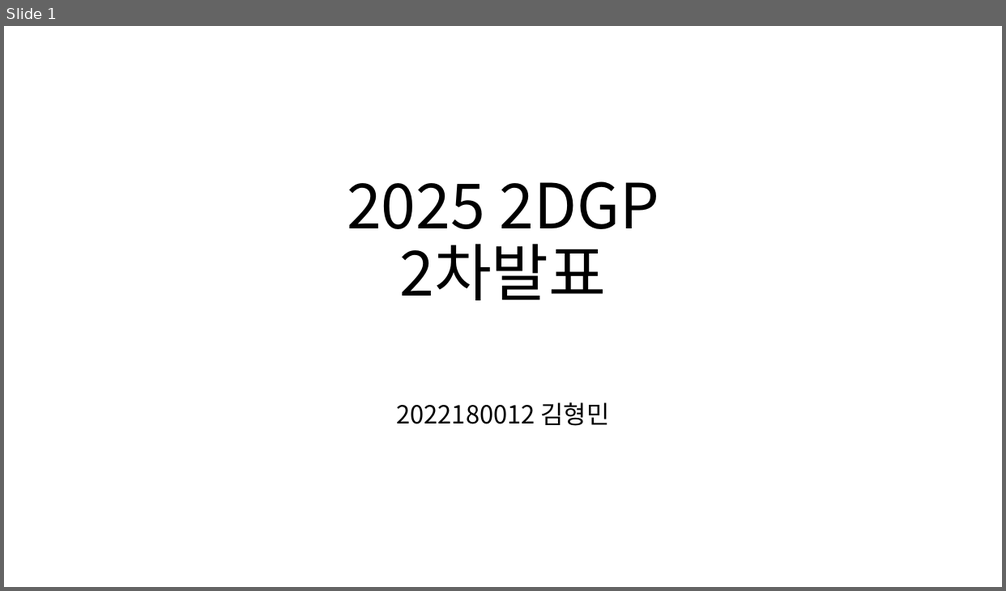
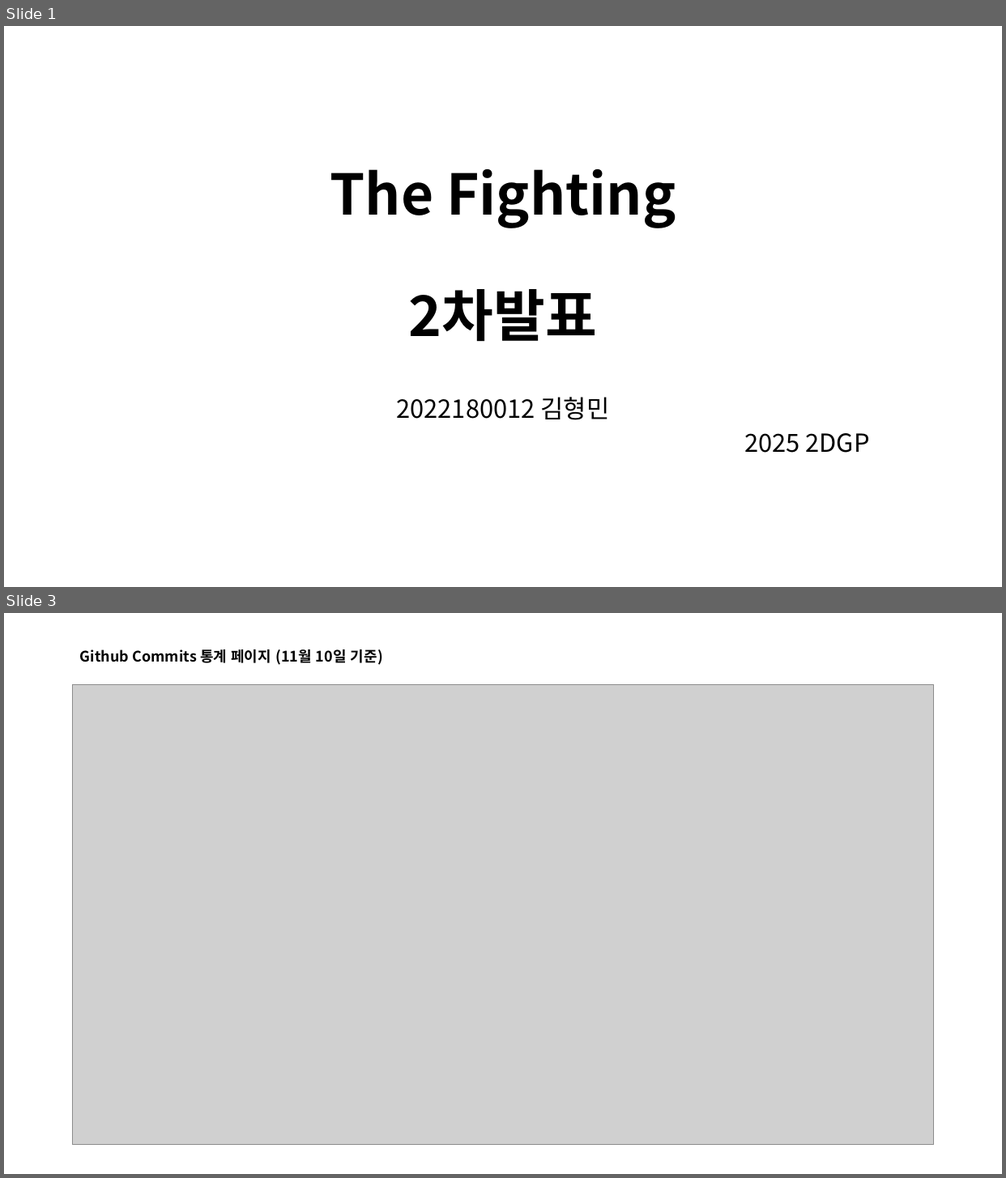
Before and after one commit to moveofearth/2DGP-Project, a slide deck: PresentationRes/2025 2DGP.pptx. Shown one above the other, each under a label of ours: slide 1 before the commit, slides 1 and 3 after it; the slides between them are not shown. The pictures are 1006x591 and 1006x1178 pixels, drawn with LibreOffice and Linux fonts; fonts in the diff are those of the drawing; grey boxes stand for pictures. Boxes give left, top, right and bottom in pixels: in the first picture for what was removed or moved away, otherwise in the second. Text is boxed around its words. In the diff, an @@ line names an element or a change of style, - is before the commit and + after.

Commit message:
발표 자료 수정

```diff
--- a/PresentationRes/2025 2DGP.pptx
+++ b/PresentationRes/2025 2DGP.pptx
@@ slide 3 added at bbox=[4, 613, 1002, 1174], background #FFFFFF @@
@@ title added at bbox=[80, 649, 383, 665], 14 pt, text #000000, bold @@
+Github Commits 통계 페이지 (11월 10일 기준)
@@ picture added at bbox=[73, 684, 934, 1144] @@
@@ slide 1 changed as well @@
@@ title at bbox=[330, 169, 675, 342]: text changed; size 60 to 54 pt; bold on @@
-2025 2DGP
-2차발표
+The Fighting
+2차발표
@@ subtitle at bbox=[397, 397, 609, 420]: line spacing 0.9 to 0.8 @@
@@ subtitle at bbox=[744, 433, 870, 453]: paragraph added @@
+2025 2DGP
```
Also in this commit, not shown: 1 other slide changed, 1 other file.
